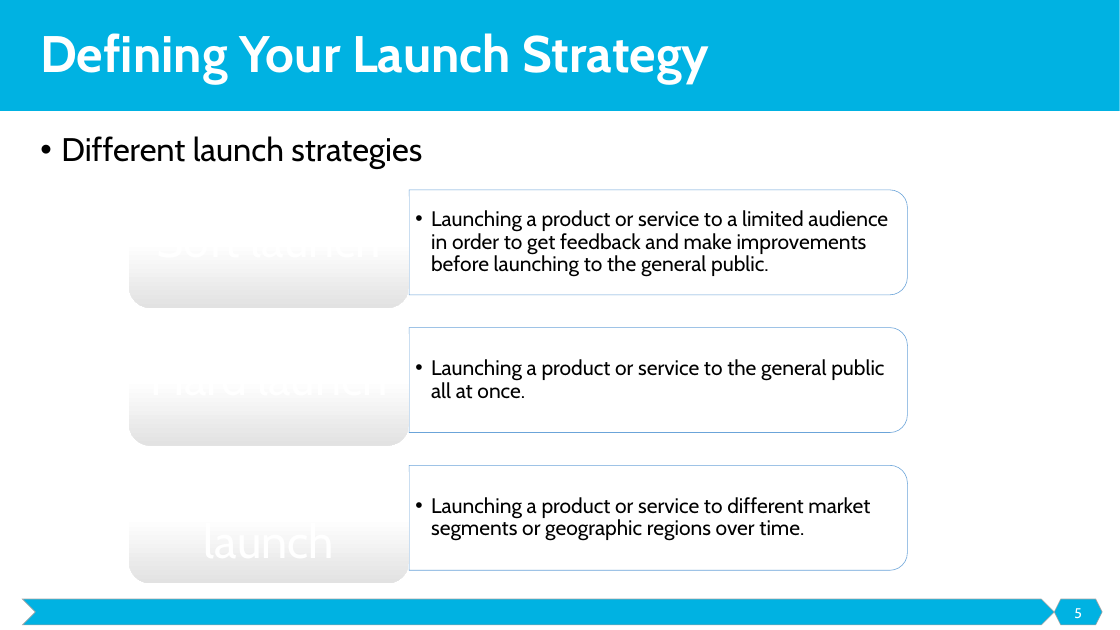
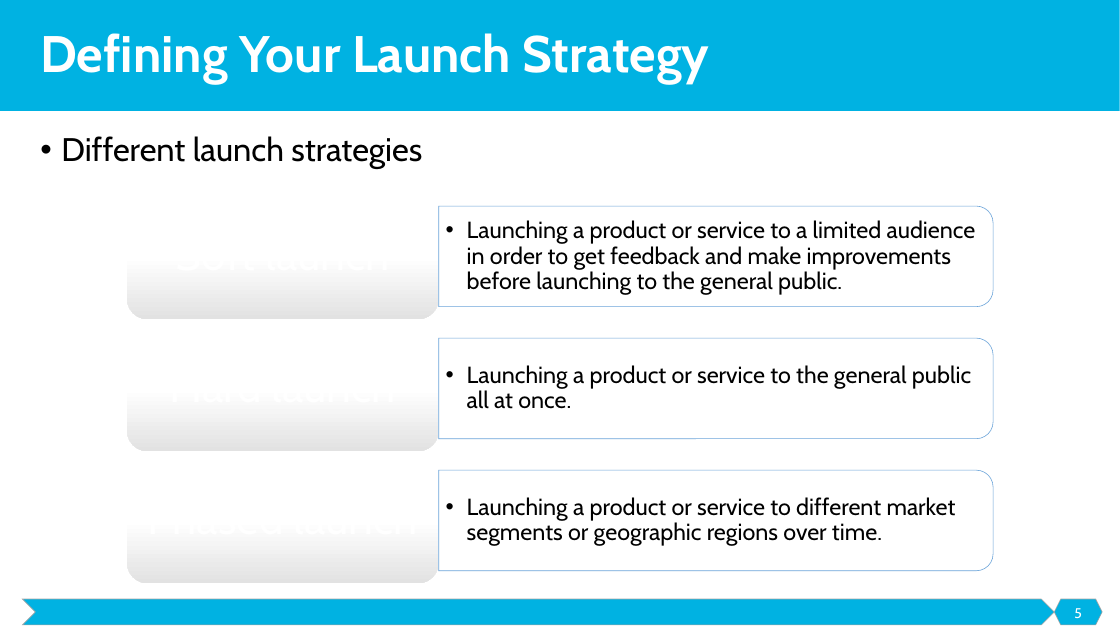
Before and after one commit to malenezi/malenezi, a slide deck: slide 5 of SE495/Lectures/6-Launching and Marketing/Launching and Marketing.pptx. Drawn at 1120x630 pixels with LibreOffice and Linux fonts; fonts in the diff are those of the drawing. Boxes give left, top, right and bottom in pixels: in the first picture for what was removed or moved away, otherwise in the second. Text is boxed around its words. In the diff, an @@ line names an element or a change of style, - is before the commit and + after.

```diff
--- a/SE495/Lectures/6-Launching and Marketing/Launching and Marketing.pptx
+++ b/SE495/Lectures/6-Launching and Marketing/Launching and Marketing.pptx
@@ rounded rectangle: place and size @@
-rounded rectangle at box(129, 176, 409, 308)
+rounded rectangle at box(127, 193, 439, 319)
@@ round same rect: place and size @@
-round same rect at box(409, 190, 907, 295)
+round same rect at box(439, 206, 993, 307)
@@ size 18 to 20 pt; indent changed in 3 elements at box(467, 497, 956, 546), box(467, 365, 971, 409), box(467, 220, 976, 295) @@
@@ text "Launching a product or service ...": place and size @@
-text "Launching a product or service ..." at box(431, 210, 888, 277)
+text "Launching a product or service ..." at box(467, 220, 976, 295)
@@ rounded rectangle: place and size @@
-rounded rectangle at box(129, 314, 409, 445)
+rounded rectangle at box(127, 326, 439, 452)
@@ text "Launching a product or service ...": place and size @@
-text "Launching a product or service ..." at box(431, 359, 884, 399)
+text "Launching a product or service ..." at box(467, 365, 971, 409)
@@ round same rect: place and size @@
-round same rect at box(409, 328, 907, 433)
+round same rect at box(439, 338, 993, 439)
@@ rounded rectangle: place and size @@
-rounded rectangle at box(129, 452, 409, 583)
+rounded rectangle at box(127, 458, 439, 584)
@@ text "Launching a product or service ...": place and size @@
-text "Launching a product or service ..." at box(431, 497, 870, 541)
+text "Launching a product or service ..." at box(467, 497, 956, 546)
@@ round same rect: place and size @@
-round same rect at box(409, 465, 907, 571)
+round same rect at box(439, 471, 993, 571)
```
Also in this commit, not shown: 1 other file.
